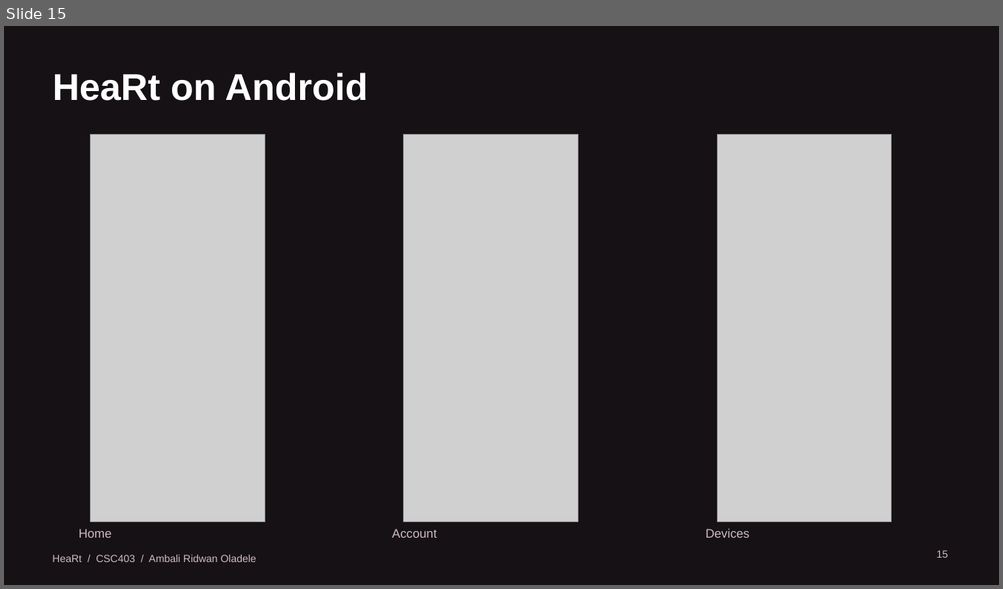
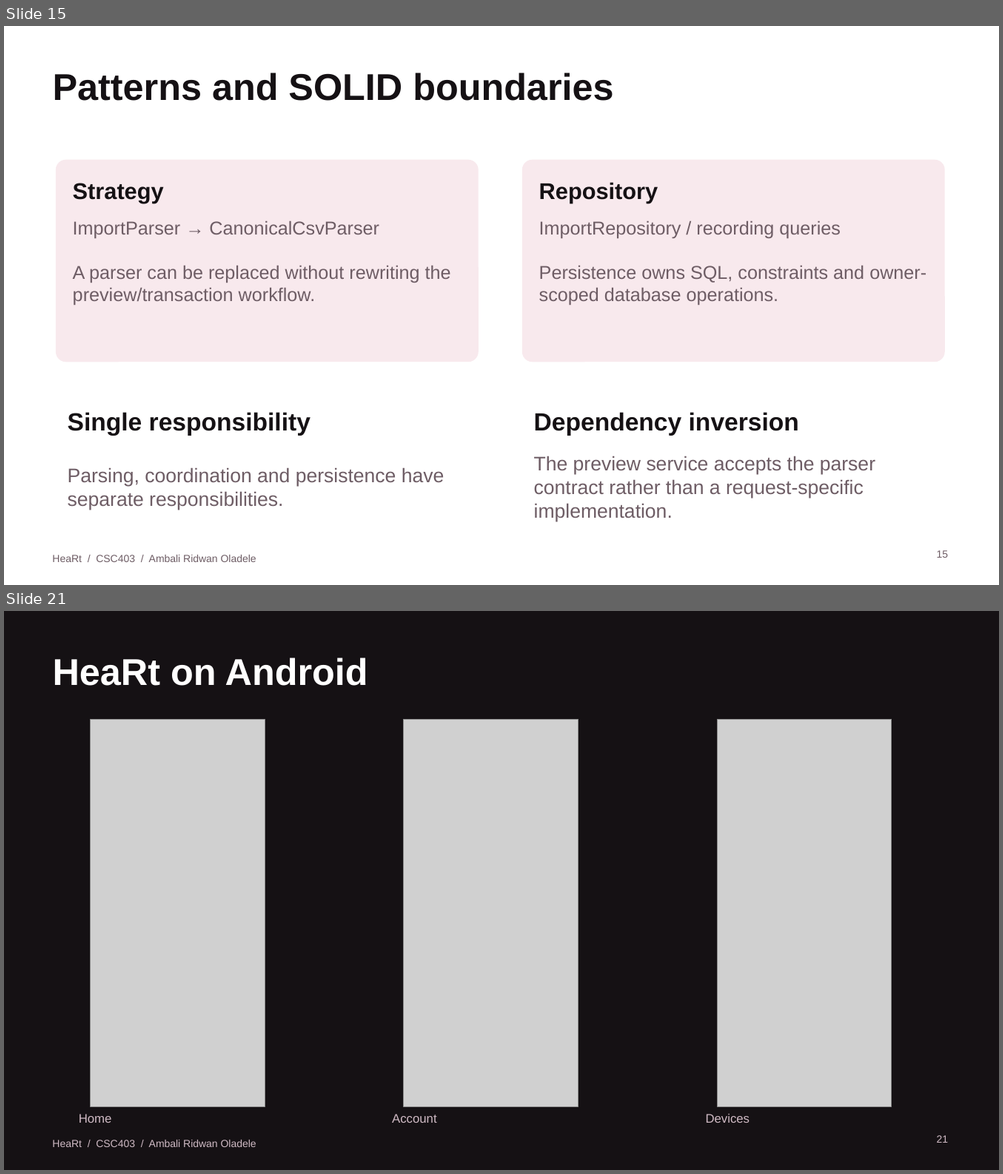
Before and after one commit to iamRed-One/heart-rate-monitor, a slide deck: docs/presentation/HeaRt-Project-Demonstration.pptx. Shown one above the other, each under a label of ours: slide 15 before the commit, slides 15 and 21 after it; the slides between them are not shown. The pictures are 1003x589 and 1003x1174 pixels, drawn with LibreOffice and Linux fonts; fonts in the diff are those of the drawing; grey boxes stand for pictures. Boxes give left, top, right and bottom in pixels: in the first picture for what was removed or moved away, otherwise in the second. Text is boxed around its words. In the diff, an @@ line names an element or a change of style, - is before the commit and + after.

```diff
--- a/docs/presentation/HeaRt-Project-Demonstration.pptx
+++ b/docs/presentation/HeaRt-Project-Demonstration.pptx
@@ slide 15 added at <box>4,26,999,585</box>, background #FFFFFF @@
@@ title added at <box>53,73,613,101</box>, 36 pt, text #151114, bold @@
+Patterns and SOLID boundaries
@@ rounded rectangle added at <box>57,160,478,362</box>, fill #F8E9ED, outline #F8E9ED 1 pt @@
@@ rounded rectangle added at <box>523,160,944,362</box>, fill #F8E9ED, outline #F8E9ED 1 pt @@
@@ text added at <box>73,183,164,203</box>, 22 pt, text #151114, bold @@
+Strategy
@@ text added at <box>539,182,657,203</box>, 22 pt, text #151114, bold @@
+Repository
@@ text added at <box>73,221,451,305</box>, 18 pt, text #6E5D65 @@
+ImportParser → CanonicalCsvParser
+A parser can be replaced without rewriting the preview/transaction workflow.
@@ text added at <box>539,221,926,305</box>, 18 pt, text #6E5D65 @@
+ImportRepository / recording queries
+Persistence owns SQL, constraints and owner-scoped database operations.
@@ text added at <box>68,412,310,436</box>, 24 pt, text #151114, bold @@
+Single responsibility
@@ text added at <box>534,412,799,436</box>, 24 pt, text #151114, bold @@
+Dependency inversion
@@ text added at <box>68,468,444,510</box>, 19 pt, text #6E5D65 @@
+Parsing, coordination and persistence have separate responsibilities.
@@ text added at <box>534,456,875,522</box>, 19 pt, text #6E5D65 @@
+The preview service accepts the parser contract rather than a request-specific implementation.
@@ text added at <box>52,555,256,562</box>, 10 pt, text #6E5D65 @@
+HeaRt / CSC403 / Ambali Ridwan Oladele
@@ page number added at <box>936,551,948,558</box>, 10 pt, text #6E5D65 @@
+15
@@ what was slide 15 is now slide 21 @@
@@ page number at <box>936,1136,948,1143</box>: text changed @@
-15
+21
```
Also in this commit, not shown: 2 slides changed, 18 other slides added, 13 slides removed, 10 other files.
